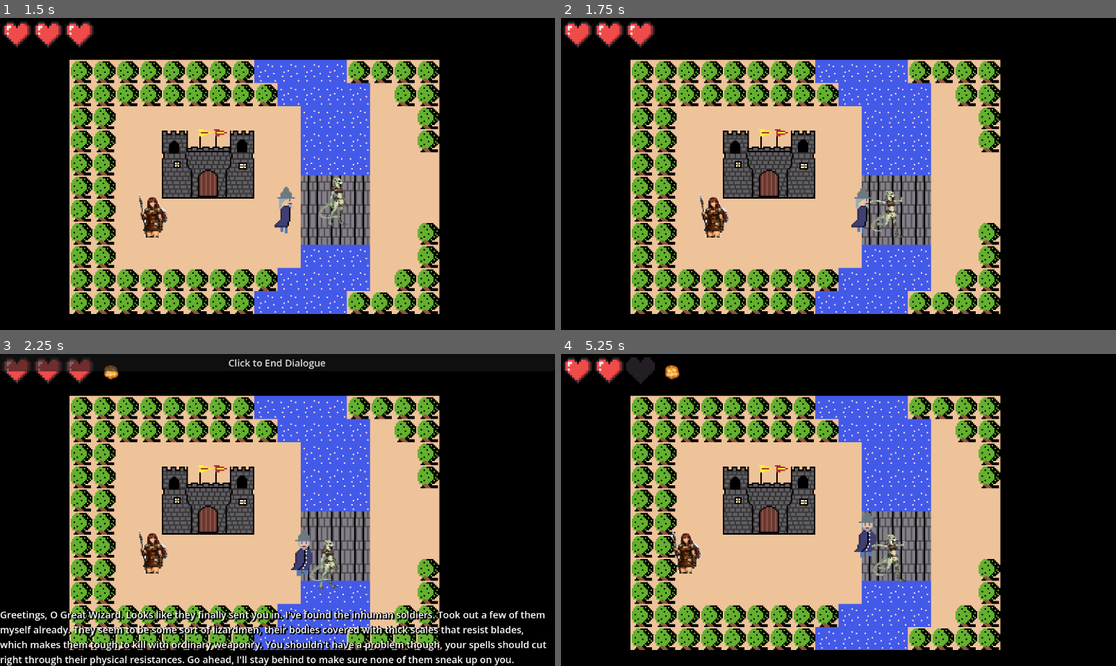
Above: before the commit, frames 1-4 (two rows, left to right).
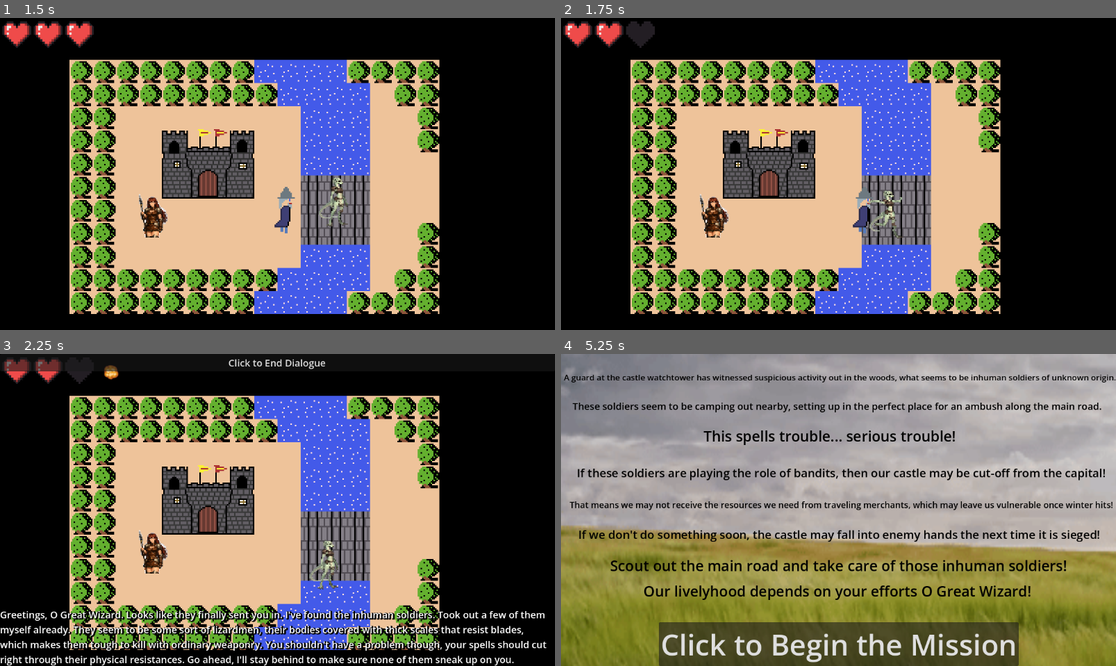
Above: after the commit, the same moments.

Repository: CodyG0228/SDEV248-GroupProject-ZeldaClone
Game: Godot game, scene res://scenes/intro_cutscene.tscn
The game is run twice, just before and just after one commit, with the same random seed, the same clock (stepped at 60 frames per second) and the same inputs.
Inputs (mouse positions are in pixels of both pictures, inside the frame that each line leads up to):
- Up to frame 1 (1.5 s): click "Click to Begin the Mission" at 0.5 s; tap Enter at 1.25 s; hold D (move_right) from 1.28 s (still down); hold Space (cast) from 1.28 s (still down)
- Up to frame 2 (1.75 s): keep holding D (move_right); keep holding Space (cast)
- Up to frame 3 (2.25 s): release D (move_right) at 2.03 s; release Space (cast) at 2.03 s; hold S (move_down) from 2.03 s (still down); tap E (interact) at 2.1 s
- Up to frame 4 (5.25 s): release S (move_down) at 2.75 s; click "Click to End Dialogue" at 2.75 s; hold D (move_right) 3.53-4.28 s; tap H at 3.6 s; hold W (move_up) 4.28-5 s; tap Space (cast) at 4.35 s; click (655, 647) at 5 s, where only the run after the commit has a clickable "Go Back in Time"

Frame 1 is identical in both runs. In frame 2, 0.6% of the frame differs, in the area x 11-62%, y 1-71%; in frame 3, 0.6%; in frame 4, 99%, in the area x 0-100%, y 0-100%.

Commit message:
Borders and Other Fixes
- Borders added to rooms 2 and 3, so the player cannot leave the game-map.
- Player now successfully takes damage from the enemies
-- additionally, the invincibility timer from "player.gd" works in conjunction with this, so the player can't continuously take damage from the enemy.
- In "room_base.gd", added logic so the game does not count enemies in other rooms, which will hinder the player from progressing from room-to-room and the final cutscene.
- Added "reset_game" to "victory_cutscene" and "defeat_cutscene" scripts, which will restart the game with full health (as it is on a fresh-start.)

Diff:
--- a/SDEV248-GroupProject-ZeldaClone-organized-main/scenes/defeat_cutscene.gd
+++ b/SDEV248-GroupProject-ZeldaClone-organized-main/scenes/defeat_cutscene.gd
@@ -2,6 +2,7 @@
 
 
 func _on_retry_button_pressed():
+	GameManager.reset_game() # resets health upon restart
 	get_tree().change_scene_to_file("res://scenes/intro_cutscene.tscn")
 
 
--- a/SDEV248-GroupProject-ZeldaClone-organized-main/scenes/enemy.gd
+++ b/SDEV248-GroupProject-ZeldaClone-organized-main/scenes/enemy.gd
@@ -50,6 +50,15 @@
 		velocity = Vector2.ZERO
 
 	move_and_slide()
+	# directly fixes enemy not being able to attack player. not pretty, but working.
+	# works by detecting contact with "player"
+	# invincibility timer in "player.gd" will prevent the enemy from basically one-shotting the player.
+	for i in get_slide_collision_count():
+		var collision := get_slide_collision(i)
+		var body := collision.get_collider()
+
+		if body is Node and body.is_in_group("player") and body.has_method("take_damage"):
+			body.take_damage(contact_damage)
 	_update_animation(move_dir)
 
 
--- a/SDEV248-GroupProject-ZeldaClone-organized-main/scenes/player.tscn
+++ b/SDEV248-GroupProject-ZeldaClone-organized-main/scenes/player.tscn
@@ -61,10 +61,9 @@
 }]
 
 [sub_resource type="RectangleShape2D" id="RectangleShape2D_k3m30"]
-size = Vector2(14, 32)
+size = Vector2(11, 11)
 
 [node name="Player" type="CharacterBody2D" unique_id=266687675 groups=["player"]]
-collision_mask = 3
 motion_mode = 1
 script = ExtResource("1_0ahi4")
 
@@ -75,5 +74,5 @@
 offset = Vector2(0, -16)
 
 [node name="CollisionShape2D" type="CollisionShape2D" parent="." unique_id=870438257]
-position = Vector2(0, -16)
+position = Vector2(0.5, -5.5)
 shape = SubResource("RectangleShape2D_k3m30")
--- a/SDEV248-GroupProject-ZeldaClone-organized-main/scenes/room_1.tscn
+++ b/SDEV248-GroupProject-ZeldaClone-organized-main/scenes/room_1.tscn
@@ -102,7 +102,7 @@
 [node name="Room1" type="Node2D" unique_id=1643604043]
 texture_filter = 1
 script = ExtResource("1_d0u7m")
-next_scene = "uid://bh8312v6civqm"
+next_scene = "res://scenes/room_2.tscn"
 spawn_position = Vector2(136, 120)
 
 [node name="Background" type="CanvasLayer" parent="." unique_id=132569194]
--- a/SDEV248-GroupProject-ZeldaClone-organized-main/scenes/room_2.tscn
+++ b/SDEV248-GroupProject-ZeldaClone-organized-main/scenes/room_2.tscn
@@ -77,11 +77,122 @@
 sources/0 = SubResource("TileSetAtlasSource_4et86")
 
 [sub_resource type="RectangleShape2D" id="RectangleShape2D_63qte"]
-size = Vector2(30.544662, 77.822464)
+size = Vector2(34.068962, 74.11663)
+
+[sub_resource type="RectangleShape2D" id="RectangleShape2D_4h8vp"]
+size = Vector2(31, 191)
+
+[sub_resource type="RectangleShape2D" id="RectangleShape2D_lsxps"]
+size = Vector2(14.5, 79.5)
+
+[sub_resource type="RectangleShape2D" id="RectangleShape2D_flmds"]
+size = Vector2(15.25, 62.75)
+
+[sub_resource type="RectangleShape2D" id="RectangleShape2D_hbe2o"]
+size = Vector2(13.625, 46.375)
+
+[sub_resource type="RectangleShape2D" id="RectangleShape2D_guunk"]
+size = Vector2(29.8125, 31.1875)
+
+[sub_resource type="RectangleShape2D" id="RectangleShape2D_u14ju"]
+size = Vector2(27.90625, 13.59375)
+
+[sub_resource type="RectangleShape2D" id="RectangleShape2D_h8145"]
+size = Vector2(122.953125, 15.796875)
+
+[sub_resource type="RectangleShape2D" id="RectangleShape2D_yg87s"]
+size = Vector2(62.476563, 32)
+
+[sub_resource type="RectangleShape2D" id="RectangleShape2D_h8dvq"]
+size = Vector2(31.238281, 32)
+
+[sub_resource type="RectangleShape2D" id="RectangleShape2D_8hpol"]
+size = Vector2(18, 17)
+
+[sub_resource type="RectangleShape2D" id="RectangleShape2D_00i1e"]
+size = Vector2(18, 17)
+
+[sub_resource type="RectangleShape2D" id="RectangleShape2D_eqia6"]
+size = Vector2(15, 29.5)
+
+[sub_resource type="RectangleShape2D" id="RectangleShape2D_awieq"]
+size = Vector2(15, 15.75)
+
+[sub_resource type="RectangleShape2D" id="RectangleShape2D_3teu2"]
+size = Vector2(15, 30.875)
+
+[sub_resource type="RectangleShape2D" id="RectangleShape2D_xdp5a"]
+size = Vector2(15, 31.4375)
+
+[sub_resource type="RectangleShape2D" id="RectangleShape2D_w26ii"]
+size = Vector2(15, 125)
+
+[sub_resource type="RectangleShape2D" id="RectangleShape2D_tu1fa"]
+size = Vector2(572, 31)
+
+[sub_resource type="RectangleShape2D" id="RectangleShape2D_k7br5"]
+size = Vector2(46, 207.5)
+
+[sub_resource type="RectangleShape2D" id="RectangleShape2D_ivrne"]
+size = Vector2(46, 106.875)
+
+[sub_resource type="RectangleShape2D" id="RectangleShape2D_7suc5"]
+size = Vector2(624, 20)
+
+[sub_resource type="RectangleShape2D" id="RectangleShape2D_4kx28"]
+size = Vector2(27, 445)
+
+[sub_resource type="RectangleShape2D" id="RectangleShape2D_a1lxq"]
+size = Vector2(30, 122)
+
+[sub_resource type="RectangleShape2D" id="RectangleShape2D_feolm"]
+size = Vector2(30, 117)
+
+[sub_resource type="RectangleShape2D" id="RectangleShape2D_j1bnv"]
+size = Vector2(30, 59)
+
+[sub_resource type="RectangleShape2D" id="RectangleShape2D_1yqqg"]
+size = Vector2(143, 16)
+
+[sub_resource type="RectangleShape2D" id="RectangleShape2D_fmmbi"]
+size = Vector2(29.5, 16)
+
+[sub_resource type="RectangleShape2D" id="RectangleShape2D_7cgf5"]
+size = Vector2(16.75, 16)
+
+[sub_resource type="RectangleShape2D" id="RectangleShape2D_nm4cc"]
+size = Vector2(16.75, 48)
+
+[sub_resource type="RectangleShape2D" id="RectangleShape2D_ii77v"]
+size = Vector2(16.75, 64)
+
+[sub_resource type="RectangleShape2D" id="RectangleShape2D_tuho1"]
+size = Vector2(16.75, 16)
+
+[sub_resource type="RectangleShape2D" id="RectangleShape2D_161dn"]
+size = Vector2(17.375, 32)
+
+[sub_resource type="RectangleShape2D" id="RectangleShape2D_vvxk7"]
+size = Vector2(48.375, 16)
+
+[sub_resource type="RectangleShape2D" id="RectangleShape2D_k1510"]
+size = Vector2(64.1875, 16)
+
+[sub_resource type="RectangleShape2D" id="RectangleShape2D_yolyn"]
+size = Vector2(80.09375, 16)
+
+[sub_resource type="RectangleShape2D" id="RectangleShape2D_18oa6"]
+size = Vector2(16.046875, 16)
+
+[sub_resource type="RectangleShape2D" id="RectangleShape2D_lktk3"]
+size = Vector2(32.023438, 16)
+
+[sub_resource type="RectangleShape2D" id="RectangleShape2D_4lsaw"]
+size = Vector2(16, 80)
 
 [node name="Room2" type="Node2D" unique_id=75435545]
 script = ExtResource("1_lsxps")
-next_scene = "uid://bjuht76rlqt6b"
+next_scene = "res://scenes/room_3.tscn"
 spawn_position = Vector2(32, 120)
 
 [node name="Ground" type="TileMapLayer" parent="." unique_id=321787420]
@@ -116,7 +227,7 @@
 limit_enabled = false
 
 [node name="Enemy" parent="." unique_id=1537848146 instance=ExtResource("4_lsxps")]
-position = Vector2(299, 33.000008)
+position = Vector2(289, 47)
 scale = Vector2(1, 0.9200007)
 
 [node name="Enemy2" parent="." unique_id=1281088068 instance=ExtResource("4_lsxps")]
@@ -130,6 +241,156 @@
 [node name="Transition" type="Area2D" parent="." unique_id=738374166]
 
 [node name="CollisionShape2D" type="CollisionShape2D" parent="Transition" unique_id=96912898]
-position = Vector2(624.5, 166)
+position = Vector2(623.25, 168)
 scale = Vector2(0.42560637, 1.0793798)
 shape = SubResource("RectangleShape2D_63qte")
+
+[node name="Borders" type="StaticBody2D" parent="." unique_id=1979258341]
+
+[node name="CollisionShape2D" type="CollisionShape2D" parent="Borders" unique_id=1679876950]
+position = Vector2(17, 352)
+shape = SubResource("RectangleShape2D_4h8vp")
+
+[node name="CollisionShape2D11" type="CollisionShape2D" parent="Borders" unique_id=917089568]
+position = Vector2(56.75, 374.75)
+shape = SubResource("RectangleShape2D_lsxps")
+
+[node name="CollisionShape2D12" type="CollisionShape2D" parent="Borders" unique_id=1106992123]
+position = Vector2(72.375, 384.375)
+shape = SubResource("RectangleShape2D_flmds")
+
+[node name="CollisionShape2D13" type="CollisionShape2D" parent="Borders" unique_id=1205690639]
+position = Vector2(88.1875, 391.1875)
+shape = SubResource("RectangleShape2D_hbe2o")
+
+[node name="CollisionShape2D14" type="CollisionShape2D" parent="Borders" unique_id=262249686]
+position = Vector2(113.09375, 399.59375)
+shape = SubResource("RectangleShape2D_guunk")
+
+[node name="CollisionShape2D15" type="CollisionShape2D" parent="Borders" unique_id=1751634023]
+position = Vector2(144.04688, 407.79688)
+shape = SubResource("RectangleShape2D_u14ju")
+
+[node name="CollisionShape2D16" type="CollisionShape2D" parent="Borders" unique_id=125365468]
+position = Vector2(351.52344, 408.10156)
+shape = SubResource("RectangleShape2D_h8145")
+
+[node name="CollisionShape2D17" type="CollisionShape2D" parent="Borders" unique_id=744961137]
+position = Vector2(543.7617, 400)
+shape = SubResource("RectangleShape2D_yg87s")
+
+[node name="CollisionShape2D18" type="CollisionShape2D" parent="Borders" unique_id=85140925]
+position = Vector2(560.61914, 367)
+shape = SubResource("RectangleShape2D_h8dvq")
+
+[node name="CollisionShape2D19" type="CollisionShape2D" parent="Borders" unique_id=1311091592]
+position = Vector2(537, 374.5)
+shape = SubResource("RectangleShape2D_8hpol")
+
+[node name="CollisionShape2D20" type="CollisionShape2D" parent="Borders" unique_id=1691788601]
+position = Vector2(567, 342)
+shape = SubResource("RectangleShape2D_00i1e")
+
+[node name="CollisionShape2D21" type="CollisionShape2D" parent="Borders" unique_id=1474277199]
+position = Vector2(231.5, 225.25)
+shape = SubResource("RectangleShape2D_eqia6")
+
+[node name="CollisionShape2D33" type="CollisionShape2D" parent="Borders" unique_id=1817917069]
+position = Vector2(248, 247.875)
+shape = SubResource("RectangleShape2D_awieq")
+
+[node name="CollisionShape2D34" type="CollisionShape2D" parent="Borders" unique_id=1010625014]
+position = Vector2(264, 272.4375)
+shape = SubResource("RectangleShape2D_3teu2")
+
+[node name="CollisionShape2D35" type="CollisionShape2D" parent="Borders" unique_id=1311173610]
+position = Vector2(279, 272.71875)
+shape = SubResource("RectangleShape2D_xdp5a")
+
+[node name="CollisionShape2D2" type="CollisionShape2D" parent="Borders" unique_id=1172726691]
+position = Vector2(40.5, 383.5)
+shape = SubResource("RectangleShape2D_w26ii")
+
+[node name="CollisionShape2D3" type="CollisionShape2D" parent="Borders" unique_id=2100009933]
+position = Vector2(338, 432.5)
+shape = SubResource("RectangleShape2D_tu1fa")
+
+[node name="CollisionShape2D8" type="CollisionShape2D" parent="Borders" unique_id=1110578373]
+position = Vector2(600, 312.75)
+shape = SubResource("RectangleShape2D_k7br5")
+
+[node name="CollisionShape2D9" type="CollisionShape2D" parent="Borders" unique_id=1349416773]
+position = Vector2(601, 73.5625)
+shape = SubResource("RectangleShape2D_ivrne")
+
+[node name="CollisionShape2D4" type="CollisionShape2D" parent="Borders" unique_id=1495887631]
+position = Vector2(313, 10)
+shape = SubResource("RectangleShape2D_7suc5")
+
+[node name="CollisionShape2D37" type="CollisionShape2D" parent="Borders" unique_id=238396883]
+position = Vector2(642.5, 223.5)
+shape = SubResource("RectangleShape2D_4kx28")
+
+[node name="CollisionShape2D5" type="CollisionShape2D" parent="Borders" unique_id=885287820]
+position = Vector2(17, 84)
+shape = SubResource("RectangleShape2D_a1lxq")
+
+[node name="CollisionShape2D36" type="CollisionShape2D" parent="Borders" unique_id=1389781434]
+position = Vector2(-16, 201.5)
+shape = SubResource("RectangleShape2D_feolm")
+
+[node name="CollisionShape2D10" type="CollisionShape2D" parent="Borders" unique_id=2113148889]
+position = Vector2(47, 48.5)
+shape = SubResource("RectangleShape2D_j1bnv")
+
+[node name="CollisionShape2D6" type="CollisionShape2D" parent="Borders" unique_id=571678903]
+position = Vector2(358.5, 296)
+shape = SubResource("RectangleShape2D_1yqqg")
+
+[node name="CollisionShape2D22" type="CollisionShape2D" parent="Borders" unique_id=1291500372]
+position = Vector2(446.75, 279)
+shape = SubResource("RectangleShape2D_fmmbi")
+
+[node name="CollisionShape2D23" type="CollisionShape2D" parent="Borders" unique_id=311246290]
+position = Vector2(472, 263)
+shape = SubResource("RectangleShape2D_7cgf5")
+
+[node name="CollisionShape2D24" type="CollisionShape2D" parent="Borders" unique_id=409175492]
+position = Vector2(488, 232)
+shape = SubResource("RectangleShape2D_nm4cc")
+
+[node name="CollisionShape2D25" type="CollisionShape2D" parent="Borders" unique_id=423942092]
+position = Vector2(503, 176)
+shape = SubResource("RectangleShape2D_ii77v")
+
+[node name="CollisionShape2D26" type="CollisionShape2D" parent="Borders" unique_id=1112431647]
+position = Vector2(488, 136)
+shape = SubResource("RectangleShape2D_tuho1")
+
+[node name="CollisionShape2D27" type="CollisionShape2D" parent="Borders" unique_id=1545811188]
+position = Vector2(471, 112)
+shape = SubResource("RectangleShape2D_161dn")
+
+[node name="CollisionShape2D28" type="CollisionShape2D" parent="Borders" unique_id=686931718]
+position = Vector2(439.8125, 88)
+shape = SubResource("RectangleShape2D_vvxk7")
+
+[node name="CollisionShape2D29" type="CollisionShape2D" parent="Borders" unique_id=62197261]
+position = Vector2(383.90625, 72)
+shape = SubResource("RectangleShape2D_k1510")
+
+[node name="CollisionShape2D30" type="CollisionShape2D" parent="Borders" unique_id=359463085]
+position = Vector2(311.95313, 88)
+shape = SubResource("RectangleShape2D_yolyn")
+
+[node name="CollisionShape2D31" type="CollisionShape2D" parent="Borders" unique_id=1486901319]
+position = Vector2(264.97656, 104)
+shape = SubResource("RectangleShape2D_18oa6")
+
+[node name="CollisionShape2D32" type="CollisionShape2D" parent="Borders" unique_id=943043912]
+position = Vector2(239.98828, 121)
+shape = SubResource("RectangleShape2D_lktk3")
+
+[node name="CollisionShape2D7" type="CollisionShape2D" parent="Borders" unique_id=999210214]
+position = Vector2(217, 169)
+shape = SubResource("RectangleShape2D_4lsaw")
--- a/SDEV248-GroupProject-ZeldaClone-organized-main/scenes/room_3.tscn
+++ b/SDEV248-GroupProject-ZeldaClone-organized-main/scenes/room_3.tscn
@@ -79,9 +79,81 @@
 [sub_resource type="RectangleShape2D" id="RectangleShape2D_h8aii"]
 size = Vector2(64.5, 446)
 
+[sub_resource type="RectangleShape2D" id="RectangleShape2D_gnvyj"]
+size = Vector2(156, 47)
+
+[sub_resource type="RectangleShape2D" id="RectangleShape2D_6w2ej"]
+size = Vector2(175, 47)
+
+[sub_resource type="RectangleShape2D" id="RectangleShape2D_yvqia"]
+size = Vector2(7.5, 449)
+
+[sub_resource type="RectangleShape2D" id="RectangleShape2D_1bltn"]
+size = Vector2(622, 13)
+
+[sub_resource type="RectangleShape2D" id="RectangleShape2D_y78up"]
+size = Vector2(635, 15)
+
+[sub_resource type="RectangleShape2D" id="RectangleShape2D_fdk2m"]
+size = Vector2(13, 445.5)
+
+[sub_resource type="RectangleShape2D" id="RectangleShape2D_ovtde"]
+size = Vector2(302.5, 30.5)
+
+[sub_resource type="RectangleShape2D" id="RectangleShape2D_m0s70"]
+size = Vector2(173, 47)
+
+[sub_resource type="RectangleShape2D" id="RectangleShape2D_reu6s"]
+size = Vector2(173, 47)
+
+[sub_resource type="RectangleShape2D" id="RectangleShape2D_twgjl"]
+size = Vector2(173, 47)
+
+[sub_resource type="RectangleShape2D" id="RectangleShape2D_0hvyo"]
+size = Vector2(174.5, 48.5)
+
+[sub_resource type="RectangleShape2D" id="RectangleShape2D_gkoet"]
+size = Vector2(224.25, 48.5)
+
+[sub_resource type="RectangleShape2D" id="RectangleShape2D_7y5po"]
+size = Vector2(48.125, 32.25)
+
+[sub_resource type="RectangleShape2D" id="RectangleShape2D_7vc6b"]
+size = Vector2(16.0625, 17.125)
+
+[sub_resource type="RectangleShape2D" id="RectangleShape2D_g3wdu"]
+size = Vector2(16.0625, 29.5625)
+
+[sub_resource type="RectangleShape2D" id="RectangleShape2D_rrdhv"]
+size = Vector2(16.0625, 29.5625)
+
+[sub_resource type="RectangleShape2D" id="RectangleShape2D_4m1bc"]
+size = Vector2(16.0625, 29.5625)
+
+[sub_resource type="RectangleShape2D" id="RectangleShape2D_cmeyo"]
+size = Vector2(16.0625, 29.5625)
+
+[sub_resource type="RectangleShape2D" id="RectangleShape2D_oxars"]
+size = Vector2(32.03125, 16.78125)
+
+[sub_resource type="RectangleShape2D" id="RectangleShape2D_kabvg"]
+size = Vector2(32.03125, 16.78125)
+
+[sub_resource type="RectangleShape2D" id="RectangleShape2D_ielfm"]
+size = Vector2(16.0625, 29.5625)
+
+[sub_resource type="RectangleShape2D" id="RectangleShape2D_b0xnh"]
+size = Vector2(16.03125, 46.78125)
+
+[sub_resource type="RectangleShape2D" id="RectangleShape2D_o3yb1"]
+size = Vector2(16.015625, 17.390625)
+
+[sub_resource type="RectangleShape2D" id="RectangleShape2D_ptqaw"]
+size = Vector2(16.015625, 17.390625)
+
 [node name="Room3" type="Node2D" unique_id=450478499]
 script = ExtResource("1_6w2ej")
-next_scene = "uid://cecgkgnjmalo4"
+next_scene = "res://scenes/victory_cutscene.tscn"
 spawn_position = Vector2(32, 120)
 
 [node name="Ground" type="TileMapLayer" parent="." unique_id=899057277]
@@ -132,3 +204,101 @@
 [node name="CollisionShape2D" type="CollisionShape2D" parent="Area2D" unique_id=1395794533]
 position = Vector2(592.25, 223)
 shape = SubResource("RectangleShape2D_h8aii")
+
+[node name="Borders" type="StaticBody2D" parent="." unique_id=82664018]
+
+[node name="CollisionShape2D" type="CollisionShape2D" parent="Borders" unique_id=716352067]
+position = Vector2(258, 103.5)
+shape = SubResource("RectangleShape2D_gnvyj")
+
+[node name="CollisionShape2D7" type="CollisionShape2D" parent="Borders" unique_id=1104956731]
+position = Vector2(232.5, 56)
+shape = SubResource("RectangleShape2D_6w2ej")
+
+[node name="CollisionShape2D9" type="CollisionShape2D" parent="Borders" unique_id=1558220574]
+position = Vector2(-4.25, 225.5)
+shape = SubResource("RectangleShape2D_yvqia")
+
+[node name="CollisionShape2D22" type="CollisionShape2D" parent="Borders" unique_id=1743552750]
+position = Vector2(312, 455.5)
+shape = SubResource("RectangleShape2D_1bltn")
+
+[node name="CollisionShape2D23" type="CollisionShape2D" parent="Borders" unique_id=1261817937]
+position = Vector2(307.5, -7)
+shape = SubResource("RectangleShape2D_y78up")
+
+[node name="CollisionShape2D24" type="CollisionShape2D" parent="Borders" unique_id=375624369]
+position = Vector2(629.5, 224.25)
+shape = SubResource("RectangleShape2D_fdk2m")
+
+[node name="CollisionShape2D8" type="CollisionShape2D" parent="Borders" unique_id=1285722253]
+position = Vector2(152.25, 16.75)
+shape = SubResource("RectangleShape2D_ovtde")
+
+[node name="CollisionShape2D2" type="CollisionShape2D" parent="Borders" unique_id=1340764034]
+position = Vector2(264.5, 232)
+shape = SubResource("RectangleShape2D_m0s70")
+
+[node name="CollisionShape2D3" type="CollisionShape2D" parent="Borders" unique_id=1183766874]
+position = Vector2(249, 279)
+shape = SubResource("RectangleShape2D_reu6s")
+
+[node name="CollisionShape2D4" type="CollisionShape2D" parent="Borders" unique_id=870284040]
+position = Vector2(233, 328)
+shape = SubResource("RectangleShape2D_twgjl")
+
+[node name="CollisionShape2D5" type="CollisionShape2D" parent="Borders" unique_id=135145322]
+position = Vector2(200.25, 375.75)
+shape = SubResource("RectangleShape2D_0hvyo")
+
+[node name="CollisionShape2D6" type="CollisionShape2D" parent="Borders" unique_id=1079973515]
+position = Vector2(160.125, 424)
+shape = SubResource("RectangleShape2D_gkoet")
+
+[node name="CollisionShape2D10" type="CollisionShape2D" parent="Borders" unique_id=1205967273]
+position = Vector2(23.9375, 432.125)
+shape = SubResource("RectangleShape2D_7y5po")
+
+[node name="CollisionShape2D11" type="CollisionShape2D" parent="Borders" unique_id=1112992574]
+position = Vector2(104.03125, 391.5625)
+shape = SubResource("RectangleShape2D_7vc6b")
+
+[node name="CollisionShape2D12" type="CollisionShape2D" parent="Borders" unique_id=1004818104]
+position = Vector2(136, 335.78125)
+shape = SubResource("RectangleShape2D_g3wdu")
+
+[node name="CollisionShape2D13" type="CollisionShape2D" parent="Borders" unique_id=655548725]
+position = Vector2(154, 289)
+shape = SubResource("RectangleShape2D_rrdhv")
+
+[node name="CollisionShape2D14" type="CollisionShape2D" parent="Borders" unique_id=1901905734]
+position = Vector2(344, 272)
+shape = SubResource("RectangleShape2D_4m1bc")
+
+[node name="CollisionShape2D19" type="CollisionShape2D" parent="Borders" unique_id=1121103515]
+position = Vector2(329, 63)
+shape = SubResource("RectangleShape2D_cmeyo")
+
+[node name="CollisionShape2D20" type="CollisionShape2D" parent="Borders" unique_id=1790089528]
+position = Vector2(160.98438, 88.609375)
+shape = SubResource("RectangleShape2D_oxars")
+
+[node name="CollisionShape2D21" type="CollisionShape2D" parent="Borders" unique_id=933951495]
+position = Vector2(126, 41)
+shape = SubResource("RectangleShape2D_kabvg")
+
+[node name="CollisionShape2D15" type="CollisionShape2D" parent="Borders" unique_id=1364767314]
+position = Vector2(329, 320)
+shape = SubResource("RectangleShape2D_ielfm")
+
+[node name="CollisionShape2D16" type="CollisionShape2D" parent="Borders" unique_id=1223683109]
+position = Vector2(295.98438, 375.60938)
+shape = SubResource("RectangleShape2D_b0xnh")
+
+[node name="CollisionShape2D17" type="CollisionShape2D" parent="Borders" unique_id=1199606354]
+position = Vector2(311.9922, 361.3047)
+shape = SubResource("RectangleShape2D_o3yb1")
+
+[node name="CollisionShape2D18" type="CollisionShape2D" parent="Borders" unique_id=1673913247]
+position = Vector2(281, 409)
+shape = SubResource("RectangleShape2D_ptqaw")
--- a/SDEV248-GroupProject-ZeldaClone-organized-main/scenes/room_base.gd
+++ b/SDEV248-GroupProject-ZeldaClone-organized-main/scenes/room_base.gd
@@ -24,7 +24,7 @@
 
 	hud.set_health(player.health, player.max_health)
 
-	var enemies = get_tree().get_nodes_in_group("enemy")
+	var enemies = _get_room_enemies()
 	enemies_remaining = enemies.size()
 
 	for enemy in enemies:
@@ -34,7 +34,13 @@
 	var transition = _find_transition_node()
 
 	if transition:
+		transition.monitoring = true
+		transition.collision_mask = 1
 		transition.body_entered.connect(_on_transition_entered)
+
+
+func _process(_delta: float) -> void:
+	enemies_remaining = _get_room_enemies().size()
 
 
 func _unhandled_input(event: InputEvent) -> void:
@@ -60,6 +66,18 @@
 	return null
 
 
+# this will prevent the game including enemies from other rooms,
+# which will hinder progression across rooms
+func _get_room_enemies() -> Array[Node]:
+	var enemies: Array[Node] = []
+
+	for node in find_children("*", "CharacterBody2D", true, false):
+		if node.is_in_group("enemy") and is_instance_valid(node):
+			enemies.append(node)
+
+	return enemies
+
+
 func _on_enemy_died() -> void:
 	enemies_remaining -= 1
 
--- a/SDEV248-GroupProject-ZeldaClone-organized-main/scenes/victory_cutscene.gd
+++ b/SDEV248-GroupProject-ZeldaClone-organized-main/scenes/victory_cutscene.gd
@@ -3,6 +3,7 @@
 
 
 func _on_play_again_button_pressed():
+	GameManager.reset_game() # resets health upon restart
 	get_tree().change_scene_to_file("res://scenes/intro_cutscene.tscn")
 
 
